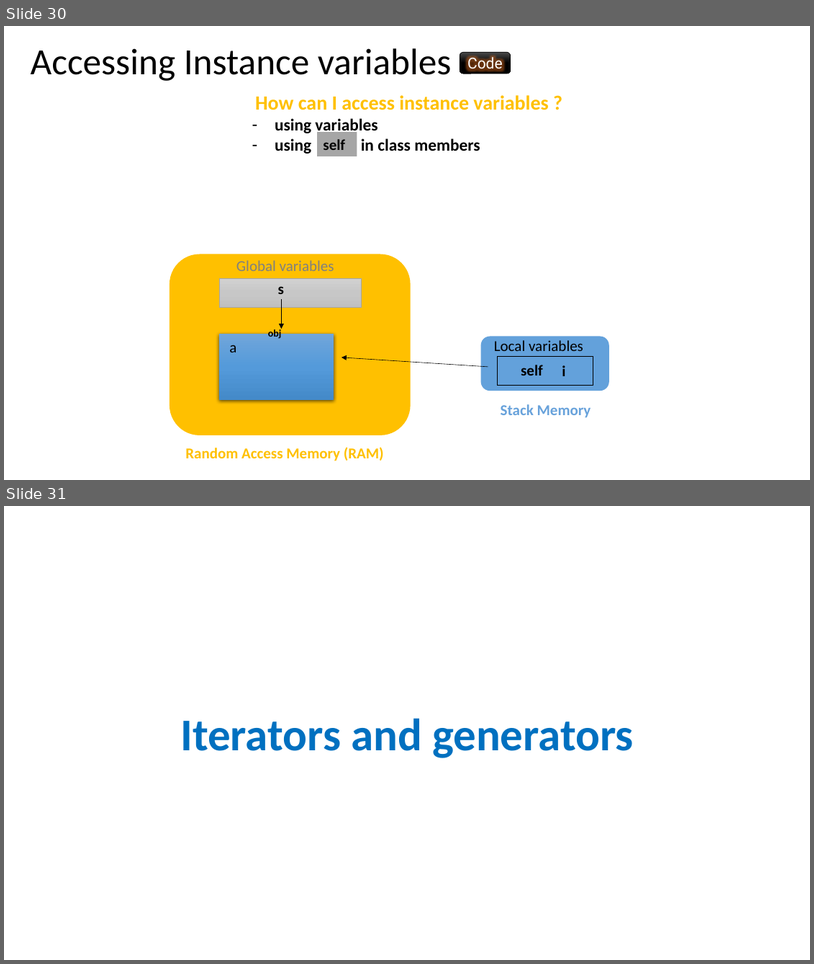
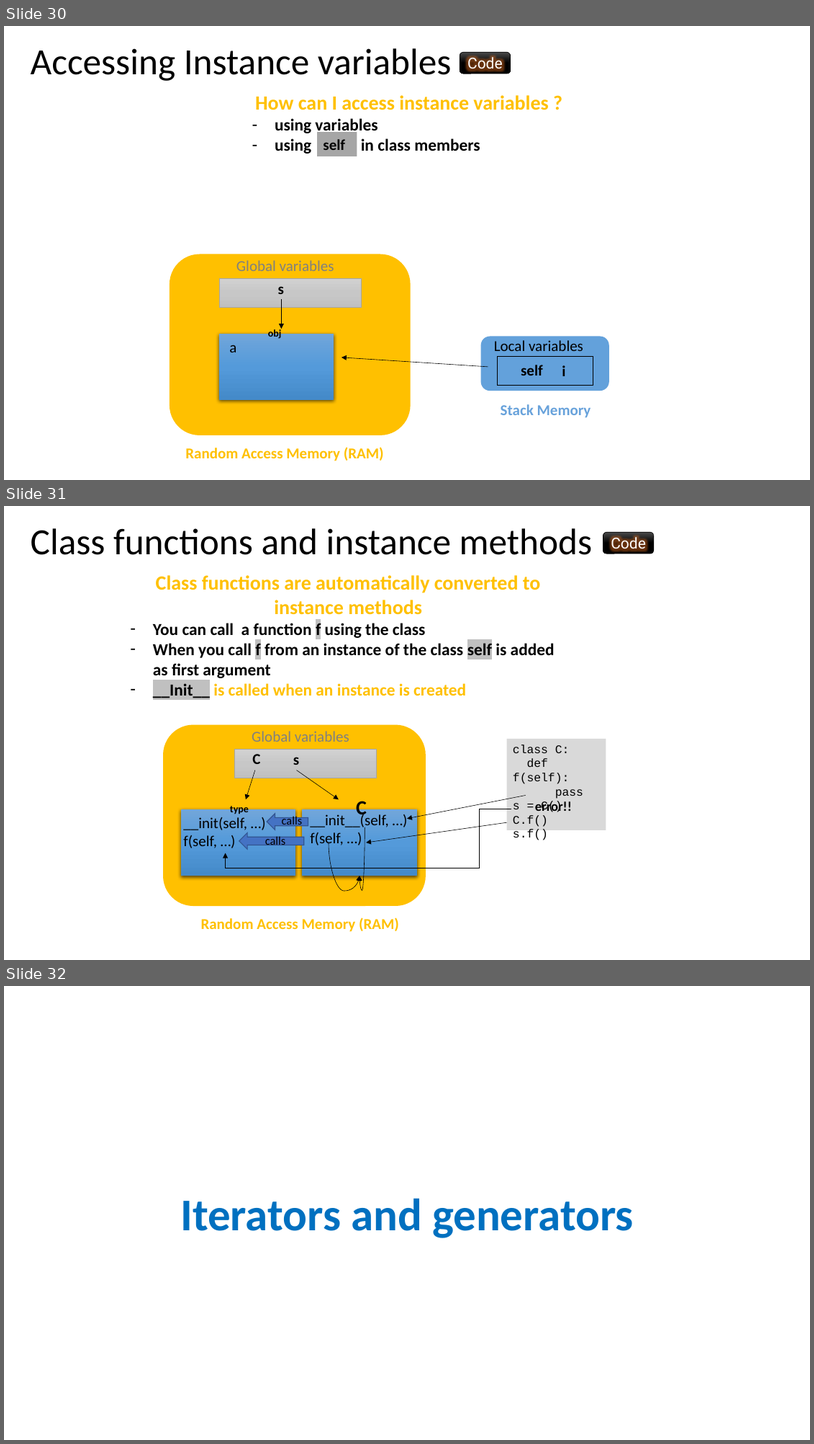
Before and after one commit to PierFF/OOP-INSA-Toulouse, a slide deck: OOP-Programming.pptx. Shown one above the other, each under a label of ours: slides 30 and 31 before the commit, slides 30, 31 and 32 after it. The pictures are 814x964 and 814x1444 pixels, drawn with LibreOffice and Linux fonts; fonts in the diff are those of the drawing. Boxes give left, top, right and bottom in pixels: in the first picture for what was removed or moved away, otherwise in the second. Text is boxed around its words. In the diff, an @@ line names an element or a change of style, - is before the commit and + after.

```diff
--- a/OOP-Programming.pptx
+++ b/OOP-Programming.pptx
@@ slide 31 added at (x1=4, y1=506, x2=810, y2=960), background #FFFFFF @@
@@ title added at (x1=31, y1=528, x2=592, y2=555), 44 pt, text #000000 @@
+Class functions and instance methods
@@ rounded rectangle added at (x1=604, y1=532, x2=654, y2=554), fill gradient #4B4B4B to #000000, outline #000000 0.5 pt, 18 pt, text #FFFFFF @@
+Code
@@ text added at (x1=153, y1=575, x2=555, y2=698), 20 pt, text #000000, bold @@
+Class functions are automatically converted to instance methods
+– You can call a function f using the class
+– When you call f from an instance of the class self is added as first argument
+– __Init__ is called when an instance is created
@@ rounded rectangle added at (x1=163, y1=724, x2=426, y2=906), fill #FFC000 @@
@@ text added at (x1=252, y1=731, x2=350, y2=741), 18 pt, text #808080 @@
+Global variables
@@ rectangle added at (x1=507, y1=739, x2=607, y2=830), fill #D9D9D9, 14 pt, text #000000 @@
+class C:
+def f(self):
+pass
+s = C()
+C.f()
+s.f()
@@ rectangle added at (x1=235, y1=749, x2=377, y2=778), fill gradient #D2D2D2 to #C8C8C8 to #C0C0C0, outline #A5A5A5 0.5 pt @@
@@ text added at (x1=252, y1=754, x2=260, y2=764), 18 pt, text #000000, bold @@
+C
@@ text added at (x1=293, y1=757, x2=299, y2=764), 18 pt, text #000000, bold @@
+s
@@ arrow added from (255, 770) to (246, 800), #000000 0.5 pt @@
@@ arrow added from (297, 770) to (339, 800), #000000 0.5 pt @@
@@ text added at (x1=230, y1=803, x2=249, y2=815), 12 pt, text #000000, bold @@
+type
@@ text added at (x1=356, y1=798, x2=367, y2=819), 24 pt, text #000000, bold @@
+C
@@ arrow added from (526, 795) to (407, 818), #000000 0.5 pt @@
@@ text added at (x1=535, y1=800, x2=572, y2=812), 16 pt, text #000000, bold @@
+error!!
@@ rectangle added at (x1=180, y1=809, x2=296, y2=875), fill gradient #71A6DB to #559BDB to #448ACA @@
@@ text added at (x1=183, y1=817, x2=247, y2=848), 18 pt, text #000000 @@
+__init(self, …)
+f(self, …)
@@ elbow arrow added from (512, 808) to (226, 852), #000000 0.5 pt @@
@@ right arrow added at (x1=267, y1=813, x2=309, y2=830), fill #4472C4, outline #325491 1 pt @@
@@ text added at (x1=282, y1=815, x2=302, y2=828), 14 pt, text #000000 @@
+calls
@@ rectangle added at (x1=302, y1=809, x2=417, y2=875), fill gradient #71A6DB to #559BDB to #448ACA @@
@@ text added at (x1=310, y1=812, x2=389, y2=847), 18 pt, text #000000 @@
+__init__(self, …)
+f(self, …)
@@ curved arrow added from (365, 827) to (360, 875), #000000 0.5 pt @@
@@ arrow added from (507, 822) to (366, 842), #000000 0.5 pt @@
@@ right arrow added at (x1=239, y1=833, x2=304, y2=849), fill #4472C4, outline #325491 1 pt @@
@@ text added at (x1=265, y1=835, x2=286, y2=845), 14 pt, text #000000 @@
+calls
@@ curved arrow added from (329, 842) to (360, 875), #000000 0.5 pt @@
@@ text added at (x1=201, y1=917, x2=399, y2=932), 18 pt, text #FFC000, bold @@
+Random Access Memory (RAM)
@@ what was slide 31 is now slide 32 @@
```
Also in this commit, not shown: 1 other file.
